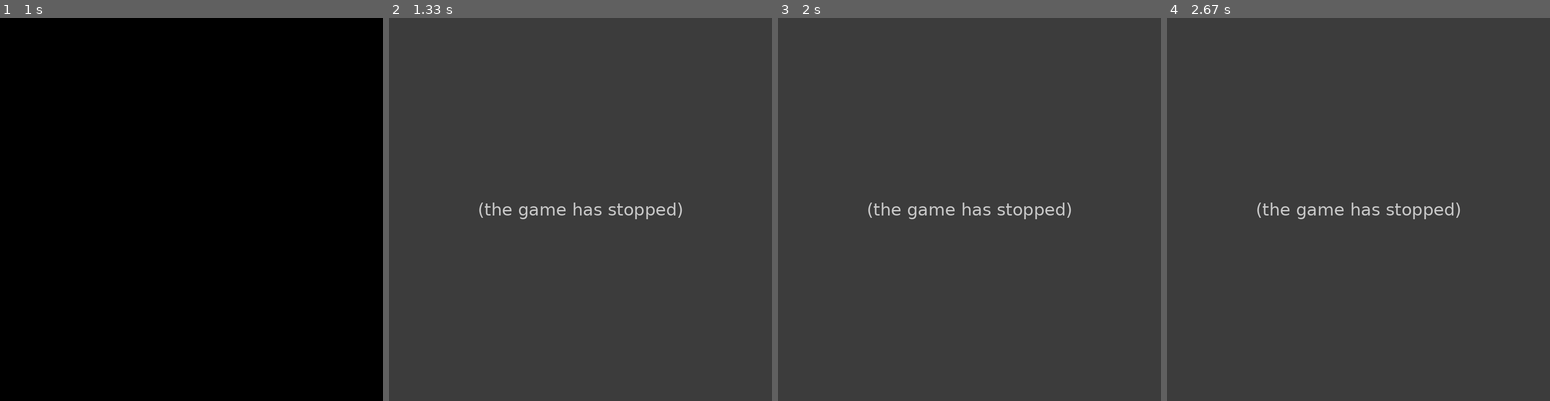
Above: before the commit, frames 1-4 (left to right).
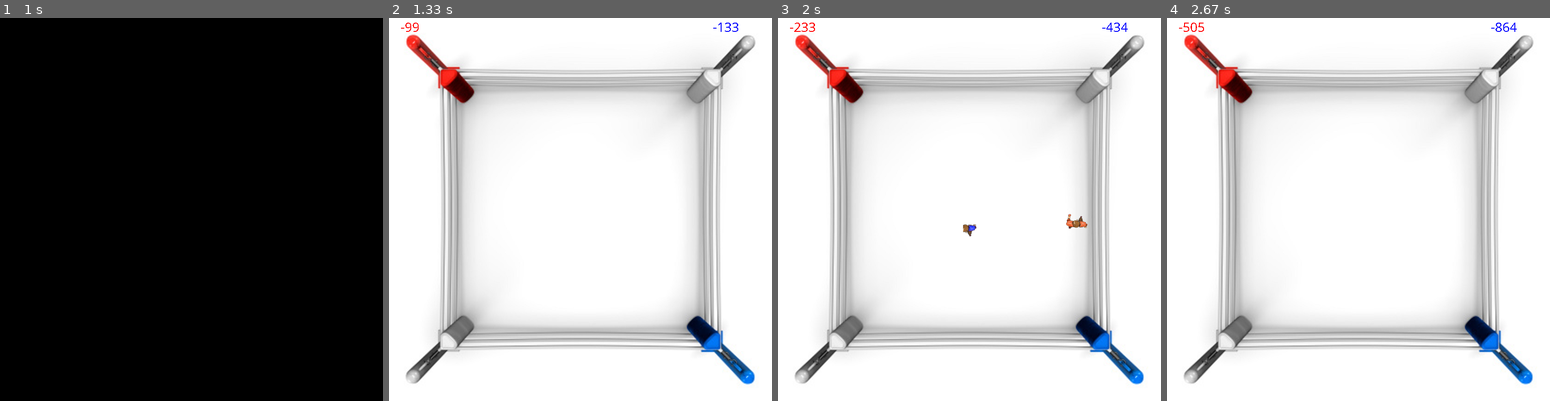
Above: after the commit, the same moments.

Repository: barder60/reinforcementFightingGame
Game: pygame game, started from main.py
Same seed, same stepped clock (60 frames per second), same inputs: the game is played once before the commit and once after it.
Inputs:
- Up to frame 1 (1 s): no input
- Up to frame 2 (1.33 s): no input
- Up to frame 3 (2 s): no input
- Up to frame 4 (2.67 s): no input

Frame 1 is identical in both runs. In frame 2, 100% of the frame differs, in the area x 0-100%, y 0-100%; in frame 3, 100%; in frame 4, 100%.
Error before the commit: NameError: name 'playerDoesAction' is not defined (pygameEngine.py line 120); the game stopped at 1.02 s (later frames are placeholders)

Commit message:
feat(movement): show score & add playerTwo visual

Diff:
--- a/pygameEngine.py
+++ b/pygameEngine.py
@@ -1,6 +1,7 @@
 import time
 
 import pygame
+from pygame.sprite import Sprite
 
 from Environnement import Environment as GameBoard
 from constant import GROUND, ATT_LEFT, ATT_RIGHT
@@ -8,6 +9,8 @@
 from utils import spritesheet
 
 pygame.init()
+pygame.font.init()
+myfont = pygame.font.SysFont('Comic Sans MS', 30)
 screen = pygame.display.set_mode((828, 828))
 
 from constantAssets import background, RED_BASIC_MOVEMENT_LEFT, RED_BASIC_MOVEMENT_RIGHT, BLUE_BASIC_MOVEMENT_LEFT, \
@@ -107,28 +110,34 @@
             PlayerTwo.reset()
             isFinished = False
             while not isFinished:
-
                 if count == 90:
                     isFinished = True
                     continue
 
                 if PlayerOne.isDead():
                     isFinished = True
-                    loopVisualBoxer(PlayerOne, screen, dead=True)
                     continue
 
-                playerDoesAction(PlayerOne, PlayerTwo, env)
+                distance = env.getDistance(PlayerOne.state, PlayerTwo.state)
+                bestAction = PlayerOne.best_action(distance, PlayerTwo.lastAction)
+                displayPosition(PlayerOne, PlayerTwo)
+                print("JOUEUR 1 : " + str(distance) + " -> " + bestAction)
+                env.apply(PlayerOne, PlayerTwo, bestAction, distance)
 
-                loopVisualBoxer(PlayerOne, screen)
+                loopVisualBoxer(PlayerOne, PlayerTwo, screen)
 
                 if PlayerTwo.isDead():
                     isFinished = True
-                    loopVisualBoxer(PlayerTwo, screen, dead=True)
                     continue
 
-                playerDoesAction(PlayerTwo, PlayerOne, env)
+                # print("JOUEUR 2")
+                distance = env.getDistance(PlayerTwo.state, PlayerOne.state)
+                bestAction = PlayerTwo.best_action(distance, PlayerOne.lastAction)
+                displayPosition(PlayerOne, PlayerTwo)
+                print("JOUEUR 2 : " + str(distance) + " -> " + bestAction)
+                env.apply(PlayerTwo, PlayerOne, bestAction, distance)
 
-                loopVisualBoxer(PlayerTwo, screen)
+                loopVisualBoxer(PlayerTwo, PlayerOne, screen)
 
                 count = count + 1
 
@@ -148,10 +157,24 @@
     return (player.state[0] * 200, player.state[1] * 200)
 
 
-def loopVisualBoxer(player, screen, dead=False):
-    if player.last_animation != "":
-        player.last_animation = player.last_animation.move(2000, 2000)
-    if dead == True:
+def loopVisualBoxer(player, playerTwo, screen):
+    screen.blit(background, background.get_rect())
+    scorePlayerOne = myfont.render(str(player.score), False, (255, 0, 0))
+    scorePlayerTwo = myfont.render(str(playerTwo.score), False, (0, 0, 255))
+    screen.blit(scorePlayerOne, (25,0))
+    screen.blit(scorePlayerTwo, (700, 0))
+
+    displayPlayer(player, screen)
+    displayPlayer(playerTwo, screen)
+
+
+    pygame.display.update()
+
+    print(player.color, player.lastAction)
+
+
+def displayPlayer(player, screen):
+    if player.isDead() == True:
         if player.color == "red":
             player.last_animation = screen.blit(RED_KO_ANIMATIONS[2], positionVisual(player))
         else:
@@ -171,8 +194,3 @@
             player.last_animation = screen.blit(RED_BASIC_MOVEMENT_RIGHT, positionVisual(player))
         else:
             player.last_animation = screen.blit(BLUE_BASIC_MOVEMENT_RIGHT, positionVisual(player))
-
-    pygame.display.update()
-    print(player.color, player.lastAction)
-
-    pygame.display.update()
